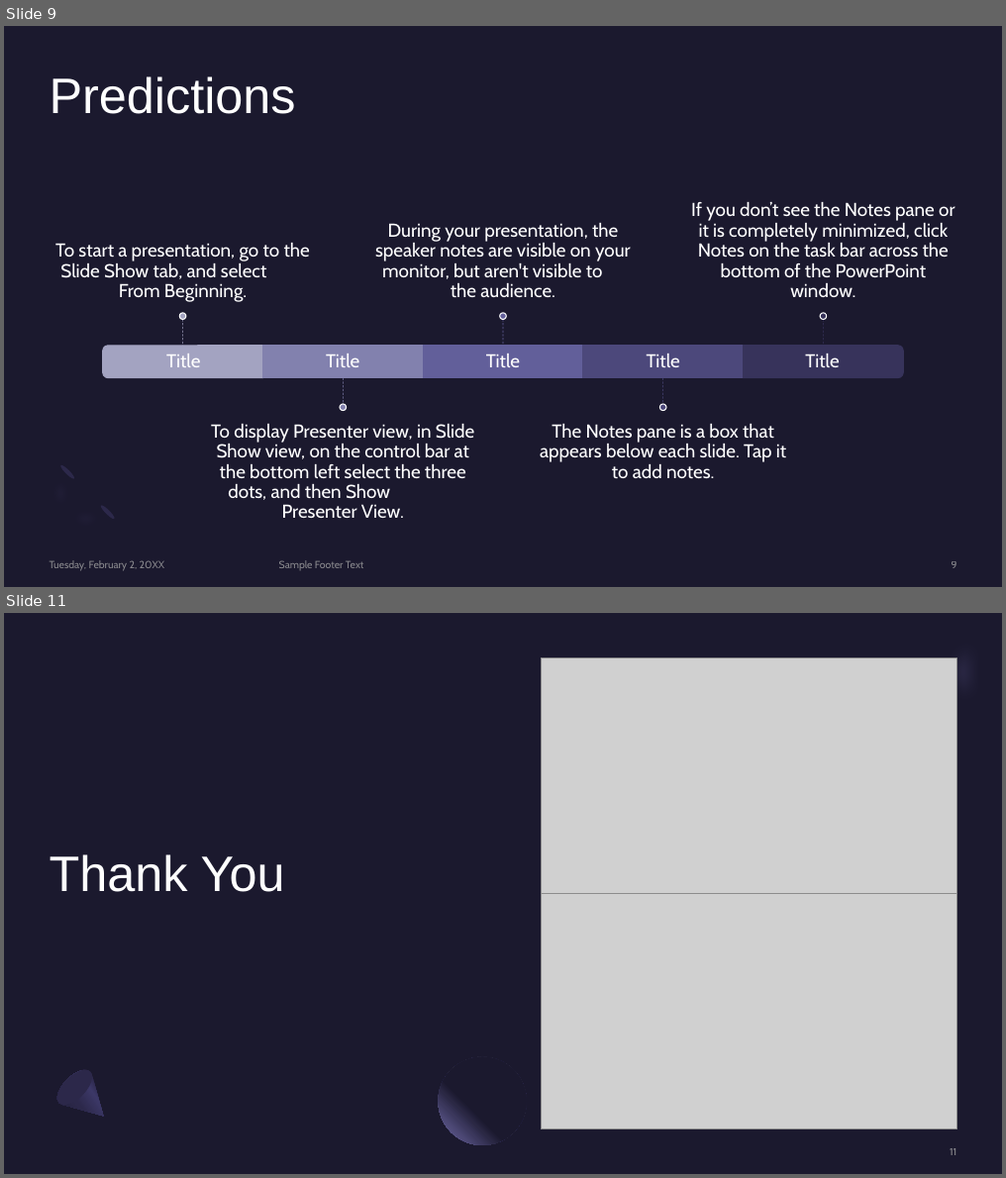
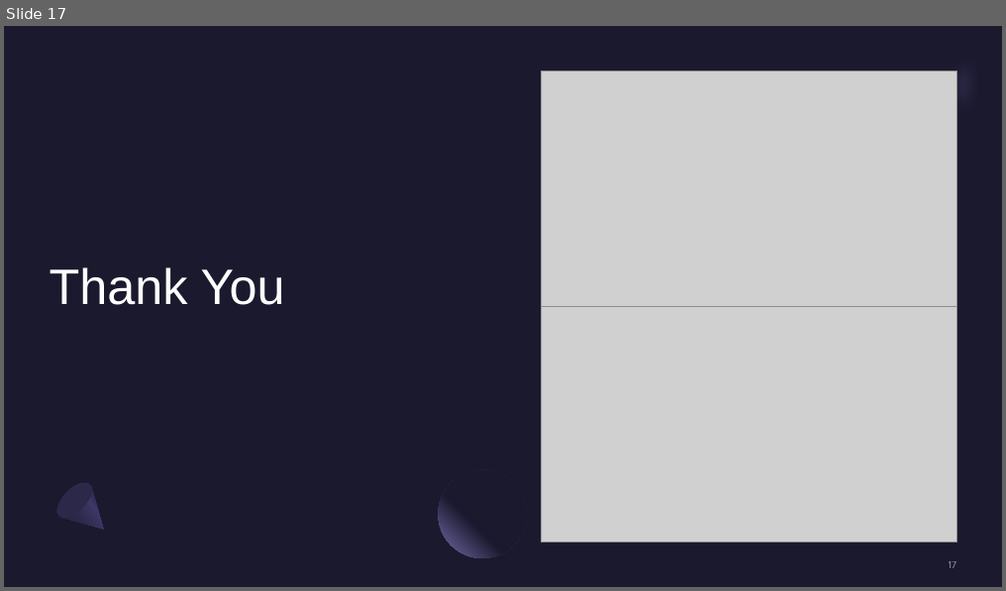
Before and after one commit to andrew-voortman/ML_Loan_Prediction_Model, a slide deck: Machine Learning Loan Predictions PP.pptx. Shown one above the other, each under a label of ours: slides 9 and 11 before the commit, slide 17 after it; the slides between them are not shown. The pictures are 1006x1178 and 1006x591 pixels, drawn with LibreOffice and Linux fonts; fonts in the diff are those of the drawing; grey boxes stand for pictures. Boxes give left, top, right and bottom in pixels: in the first picture for what was removed or moved away, otherwise in the second. Text is boxed around its words. In the diff, an @@ line names an element or a change of style, - is before the commit and + after.

```diff
--- a/Machine Learning Loan Predictions PP.pptx
+++ b/Machine Learning Loan Predictions PP.pptx
@@ slide 9 removed at (x1=4, y1=26, x2=1002, y2=587), background #1B192E @@
@@ title removed at (x1=50, y1=76, x2=296, y2=114) @@
-Predictions
@@ group removed at (x1=55, y1=202, x2=954, y2=519): 10 texts, 5 lines, 5 ellipses, 3 rectangles, 2 round same rects @@
-Title
-To start a presentation, go to the Slide Show tab, and select From Beginning.
-Title
-To display Presenter view, in Slide Show view, on the control bar at the bottom left select the three dots, and then Show Presenter View.
-Title
-During your presentation, the speaker notes are visible on your monitor, but aren't visible to the audience.
-Title
-The Notes pane is a box that appears below each slide. Tap it to add notes.
-Title
-If you don’t see the Notes pane or it is completely minimized, click Notes on the task bar across the bottom of the PowerPoint window.
@@ freeform shape removed at (x1=34, y1=462, x2=118, y2=546) @@
@@ ellipse removed at (x1=59, y1=464, x2=76, y2=480) @@
@@ ellipse removed at (x1=99, y1=504, x2=116, y2=521) @@
@@ text removed at (x1=50, y1=561, x2=164, y2=571) @@
-Tuesday, February 2, 20XX
@@ text removed at (x1=279, y1=561, x2=364, y2=570) @@
-Sample Footer Text
@@ page number removed at (x1=951, y1=562, x2=957, y2=569) @@
-9
@@ what was slide 11 is now slide 17 @@
@@ page number at (x1=948, y1=562, x2=957, y2=569): text changed @@
-11
+17
```
Also in this commit, not shown: 6 slides changed, 8 slides added, 1 other slide removed.
